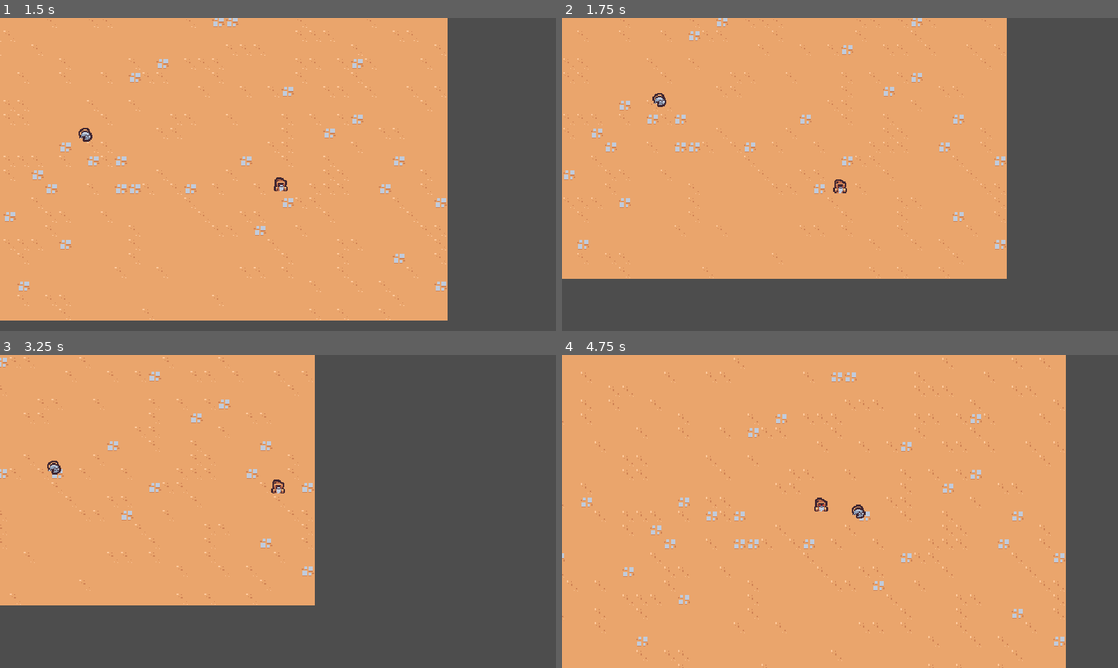
Above: before the commit, frames 1-4 (two rows, left to right).
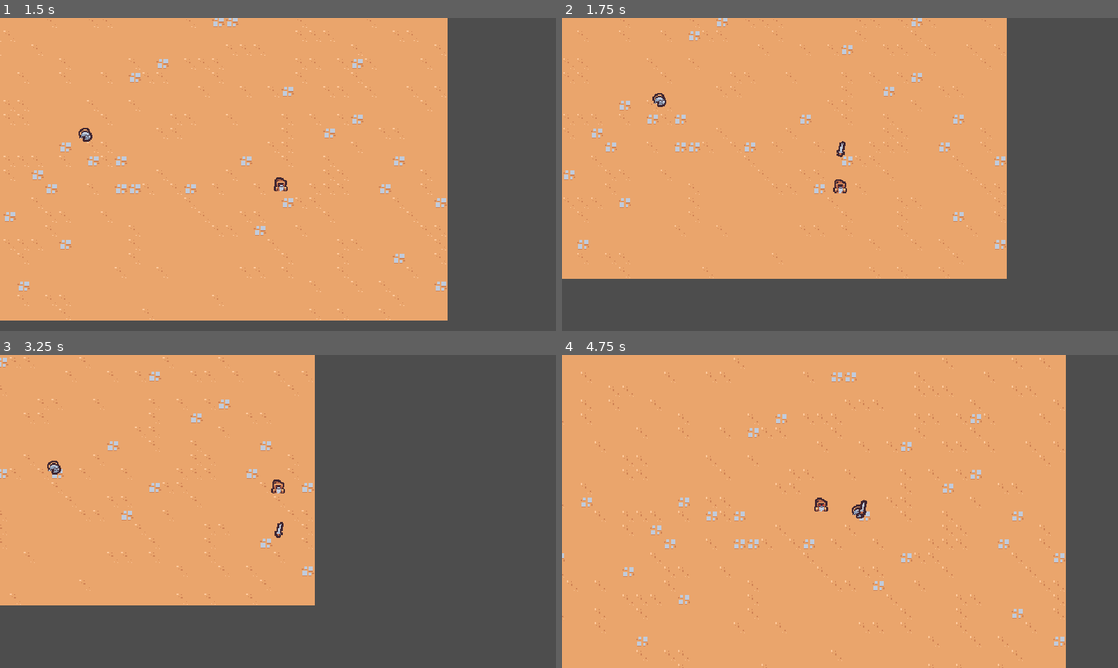
Above: after the commit, the same moments.

Repository: nok4123456/Godot_Learning
Game: Godot game, scene res://scenes/main/main.tscn
The game is run twice, just before and just after one commit, with the same random seed, the same clock (stepped at 60 frames per second) and the same inputs.
Inputs:
- Up to frame 1 (1.5 s): hold D (move_right) 0.53-1.28 s; hold S (move_down) from 1.28 s (still down)
- Up to frame 2 (1.75 s): keep holding S (move_down)
- Up to frame 3 (3.25 s): release S (move_down) at 2.03 s; hold D (move_right) 2.03-2.78 s; hold W (move_up) from 2.78 s (still down)
- Up to frame 4 (4.75 s): release W (move_up) at 3.53 s; hold Left (move_left) from 3.53 s (still down)

Frame 1 is identical in both runs. In frame 2, less than 0.1% of the frame differs, in the area x 49-51%, y 39-45%; in frame 3, less than 0.1%; in frame 4, less than 0.1%.

Commit message:
create a sword ability animation

Diff:
--- a/scenes/ability/sword_ability/sword_ability.tscn
+++ b/scenes/ability/sword_ability/sword_ability.tscn
@@ -1,8 +1,90 @@
-[gd_scene load_steps=2 format=3 uid="uid://dj7g7v8udyh4q"]
+[gd_scene load_steps=5 format=3 uid="uid://dj7g7v8udyh4q"]
 
 [ext_resource type="Texture2D" uid="uid://dhgvbuh1os0qr" path="res://scenes/ability/sword_ability/sword.png" id="1_2pa15"]
 
+[sub_resource type="Animation" id="Animation_gyxcp"]
+resource_name = "swing"
+length = 0.75
+step = 0.05
+tracks/0/type = "value"
+tracks/0/imported = false
+tracks/0/enabled = true
+tracks/0/path = NodePath("Sprite2D:rotation")
+tracks/0/interp = 2
+tracks/0/loop_wrap = true
+tracks/0/keys = {
+"times": PackedFloat32Array(0, 0.2, 0.4, 0.75),
+"transitions": PackedFloat32Array(1, 1, 1.46409, 1),
+"update": 0,
+"values": [0.0, -0.174533, 3.14159, 0.0]
+}
+tracks/1/type = "value"
+tracks/1/imported = false
+tracks/1/enabled = true
+tracks/1/path = NodePath("Sprite2D:scale")
+tracks/1/interp = 2
+tracks/1/loop_wrap = true
+tracks/1/keys = {
+"times": PackedFloat32Array(0, 0.1, 0.2, 0.35, 0.5, 0.75),
+"transitions": PackedFloat32Array(1, 1, 1, 1, 3.86374, 1),
+"update": 0,
+"values": [Vector2(0, 0), Vector2(1.25, 1.25), Vector2(1, 1), Vector2(2, 2), Vector2(1, 1), Vector2(0, 0)]
+}
+tracks/2/type = "method"
+tracks/2/imported = false
+tracks/2/enabled = true
+tracks/2/path = NodePath(".")
+tracks/2/interp = 1
+tracks/2/loop_wrap = true
+tracks/2/keys = {
+"times": PackedFloat32Array(0.75),
+"transitions": PackedFloat32Array(1),
+"values": [{
+"args": [],
+"method": &"queue_free"
+}]
+}
+
+[sub_resource type="Animation" id="Animation_f2xd5"]
+length = 0.001
+tracks/0/type = "value"
+tracks/0/imported = false
+tracks/0/enabled = true
+tracks/0/path = NodePath("Sprite2D:rotation")
+tracks/0/interp = 1
+tracks/0/loop_wrap = true
+tracks/0/keys = {
+"times": PackedFloat32Array(0),
+"transitions": PackedFloat32Array(1),
+"update": 0,
+"values": [0.0]
+}
+tracks/1/type = "value"
+tracks/1/imported = false
+tracks/1/enabled = true
+tracks/1/path = NodePath("Sprite2D:scale")
+tracks/1/interp = 1
+tracks/1/loop_wrap = true
+tracks/1/keys = {
+"times": PackedFloat32Array(0),
+"transitions": PackedFloat32Array(1),
+"update": 0,
+"values": [Vector2(1, 1)]
+}
+
+[sub_resource type="AnimationLibrary" id="AnimationLibrary_cqg15"]
+_data = {
+"RESET": SubResource("Animation_f2xd5"),
+"swing": SubResource("Animation_gyxcp")
+}
+
 [node name="SwordAbility" type="Node2D"]
+
+[node name="AnimationPlayer" type="AnimationPlayer" parent="."]
+libraries = {
+"": SubResource("AnimationLibrary_cqg15")
+}
+autoplay = "swing"
 
 [node name="Sprite2D" type="Sprite2D" parent="."]
 texture = ExtResource("1_2pa15")
--- a/scenes/ability/sword_ability_controller/sword_ability_controller.gd
+++ b/scenes/ability/sword_ability_controller/sword_ability_controller.gd
@@ -1,11 +1,16 @@
 extends Node
 
+@export var sword_ability : PackedScene
 
 # Called when the node enters the scene tree for the first time.
 func _ready():
-	pass # Replace with function body.
+	$Timer.timeout.connect(on_timer_timeout)
 
+func on_timer_timeout():
+	var player = get_tree().get_first_node_in_group("player") as Node2D
+	if player == null:
+		return
 
-# Called every frame. 'delta' is the elapsed time since the previous frame.
-func _process(delta):
-	pass
+	var sword_instance = sword_ability.instantiate() as Node2D
+	player.get_parent().add_child(sword_instance)
+	sword_instance.global_position = player.global_position
--- a/scenes/ability/sword_ability_controller/sword_ability_controller.tscn
+++ b/scenes/ability/sword_ability_controller/sword_ability_controller.tscn
@@ -1,6 +1,12 @@
-[gd_scene load_steps=2 format=3 uid="uid://dpxdk3qws140c"]
+[gd_scene load_steps=3 format=3 uid="uid://dpxdk3qws140c"]
 
 [ext_resource type="Script" path="res://scenes/ability/sword_ability_controller/sword_ability_controller.gd" id="1_sej6w"]
+[ext_resource type="PackedScene" uid="uid://dj7g7v8udyh4q" path="res://scenes/ability/sword_ability/sword_ability.tscn" id="2_ucb3v"]
 
 [node name="SwordAbilityController" type="Node"]
 script = ExtResource("1_sej6w")
+sword_ability = ExtResource("2_ucb3v")
+
+[node name="Timer" type="Timer" parent="."]
+wait_time = 1.5
+autostart = true
--- a/scenes/player/player.tscn
+++ b/scenes/player/player.tscn
@@ -1,6 +1,7 @@
-[gd_scene load_steps=4 format=3 uid="uid://dxvfk36i78seq"]
+[gd_scene load_steps=5 format=3 uid="uid://dxvfk36i78seq"]
 
 [ext_resource type="Script" path="res://scenes/player/player.gd" id="1_cj0pu"]
+[ext_resource type="PackedScene" uid="uid://dpxdk3qws140c" path="res://scenes/ability/sword_ability_controller/sword_ability_controller.tscn" id="2_ttxbi"]
 [ext_resource type="Texture2D" uid="uid://btef5e4bmlcxk" path="res://scenes/player/player.png" id="2_xxes3"]
 
 [sub_resource type="CircleShape2D" id="CircleShape2D_h6vgy"]
@@ -10,7 +11,9 @@
 collision_layer = 0
 script = ExtResource("1_cj0pu")
 
-[node name="Node" type="Node" parent="."]
+[node name="AbilityManager" type="Node" parent="."]
+
+[node name="SwordAbilityController" parent="AbilityManager" instance=ExtResource("2_ttxbi")]
 
 [node name="Sprite2D" type="Sprite2D" parent="."]
 texture = ExtResource("2_xxes3")
